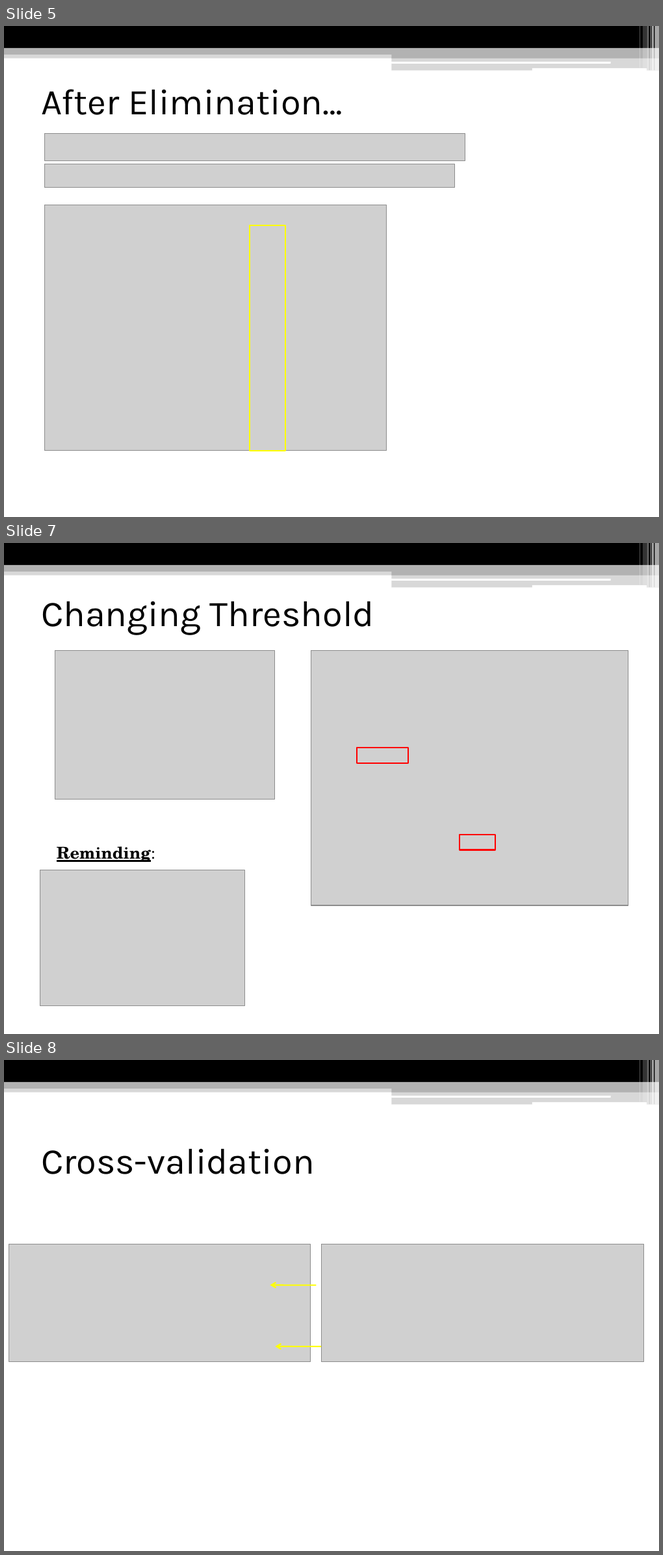
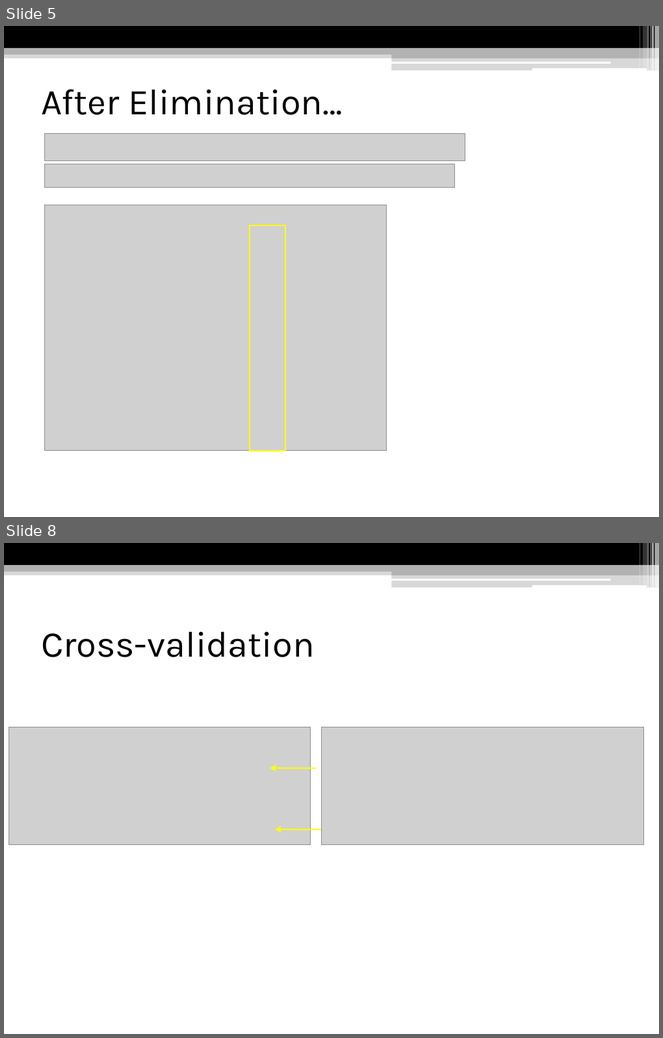
Before and after one commit to Kodluyoruz-Ankara-Veri-Bilimi/assignment_Beyza, a slide deck: homework3/Logistic Regression.pptx. Shown one above the other, each under a label of ours: slides 5, 7 and 8 before the commit, slides 5 and 8 after it; the slides between them are not shown. The pictures are 663x1555 and 663x1038 pixels, drawn with LibreOffice and Linux fonts; fonts in the diff are those of the drawing; grey boxes stand for pictures. Boxes give left, top, right and bottom in pixels: in the first picture for what was removed or moved away, otherwise in the second. Text is boxed around its words. In the diff, an @@ line names an element or a change of style, - is before the commit and + after.

```diff
--- a/homework3/Logistic Regression.pptx
+++ b/homework3/Logistic Regression.pptx
@@ slide 7 removed at [4, 543, 659, 1034], background #FFFFFF; not listed: 13 template elements that a slide beside it also shows @@
@@ title removed at [41, 601, 374, 635] @@
-Changing Threshold
@@ picture removed at [55, 650, 274, 799] @@
@@ picture removed at [311, 650, 629, 906] @@
@@ rectangle removed at [357, 747, 408, 763] @@
@@ rectangle removed at [460, 835, 495, 850] @@
@@ text removed at [57, 847, 155, 862] @@
-Reminding:
@@ picture removed at [40, 871, 245, 1006] @@
```
Also in this commit, not shown: 3 slides changed, 2 slides added, 1 other slide removed.
